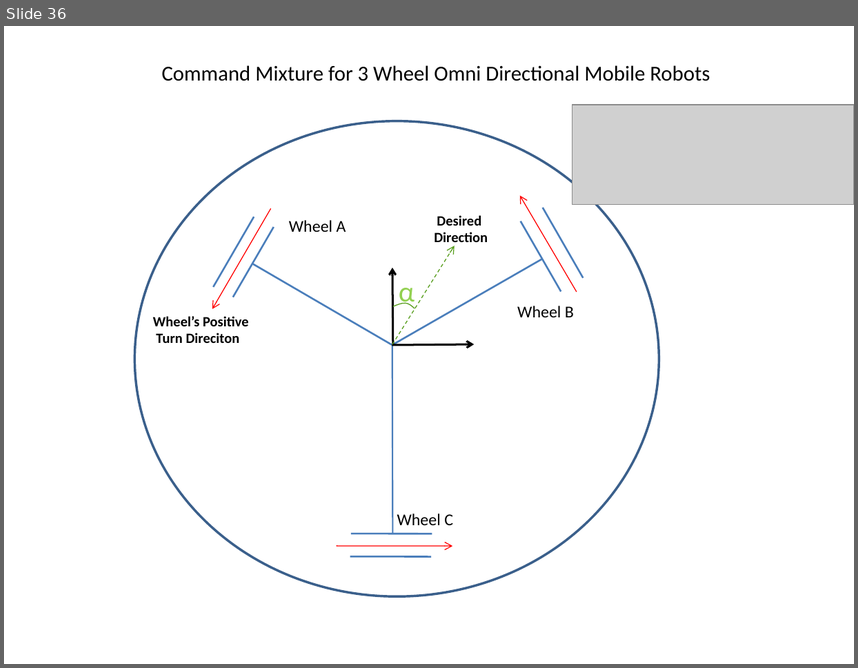
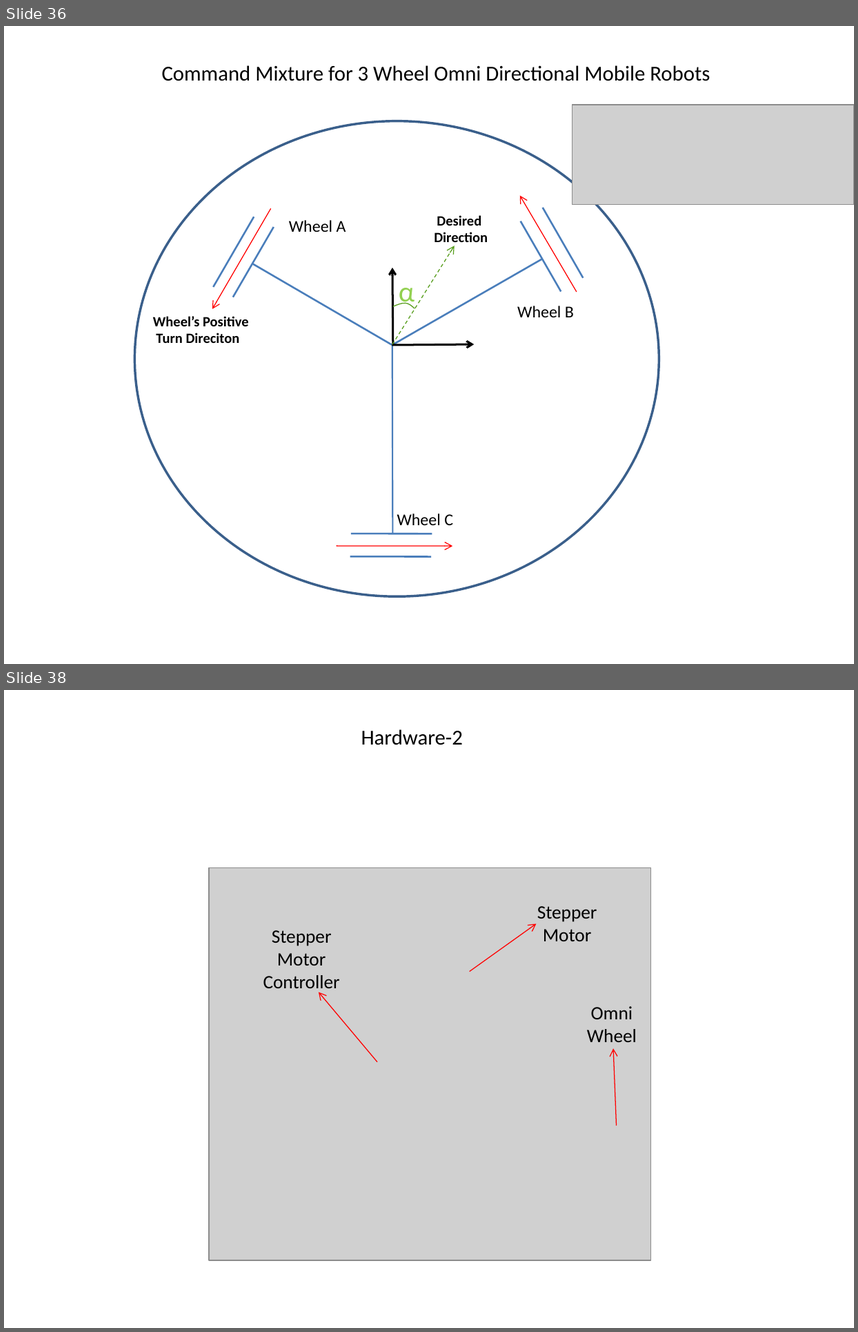
Before and after one commit to kadir4172/formation_control, a slide deck: Tez Çizimleri.pptx. Shown one above the other, each under a label of ours: slide 36 before the commit, slides 36 and 38 after it; the slides between them are not shown. The pictures are 858x668 and 858x1332 pixels, drawn with LibreOffice and Linux fonts; fonts in the diff are those of the drawing; grey boxes stand for pictures. Boxes give left, top, right and bottom in pixels: in the first picture for what was removed or moved away, otherwise in the second. Text is boxed around its words. In the diff, an @@ line names an element or a change of style, - is before the commit and + after.

Commit message:
[upgrade] hardware implementation added, conclusion part will be written

```diff
--- a/Tez Çizimleri.pptx
+++ b/Tez Çizimleri.pptx
@@ slide 38 added at box(4, 690, 854, 1328), background #FFFFFF @@
@@ text added at box(361, 729, 463, 745), 18 pt, text #000000 @@
+Hardware-2
@@ group added at box(209, 867, 651, 1259): 3 texts, 3 arrows, 1 picture @@
+Stepper
+Motor
+Stepper
+Motor
+Controller
+Omni
+Wheel
```
Also in this commit, not shown: 1 other slide added, 21 other files.
